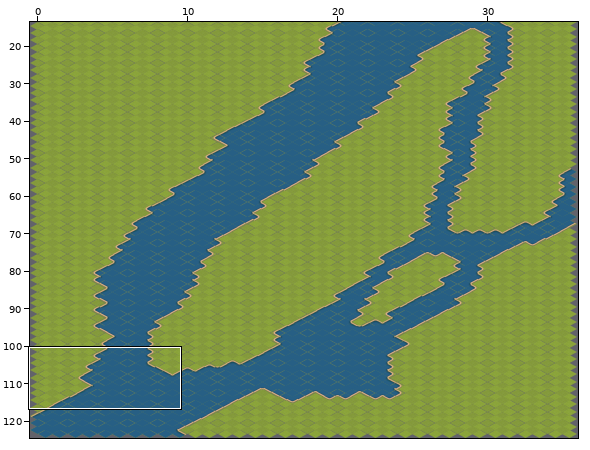
Two versions of a level (Tiled map, assets/tiles/apple_map.tmx). The picture above shows the old version from afar; the outline marks the close-up.
Close-up. As it was:
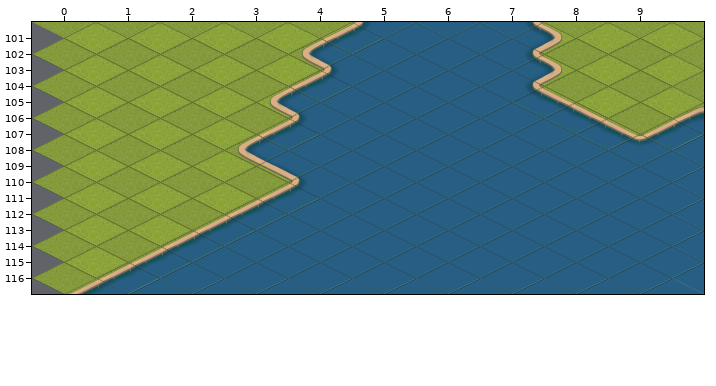
Cells are 256x128 px. Every second row is shifted by half a cell. Shown: x 0..9, y 101..116.
And afterwards:
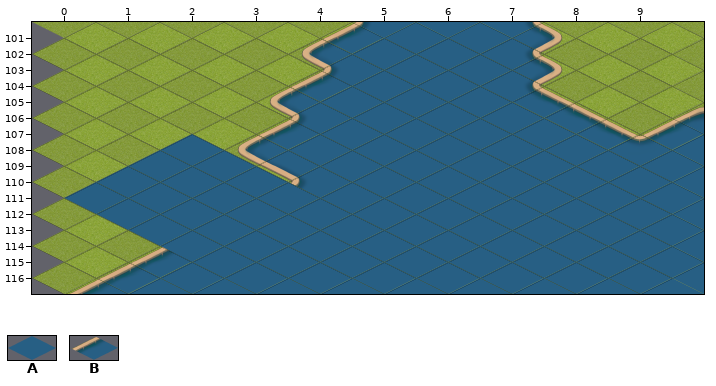
Key: from "water_tiles": A 0, B 6 flipped left-right.
_ is an empty cell, . an unchanged one.
Change:
--- layer "Water"
@@ x 0..3 @@
-108 .._.
-109 .__.
-110 .___
-111 ___B
-112 .__B
-113 ._B.
-114 ..B.
+108 ..A.
+109 .AA.
+110 .AAA
+111 AAAA
+112 .AAA
+113 .AA.
+114 ..A.
